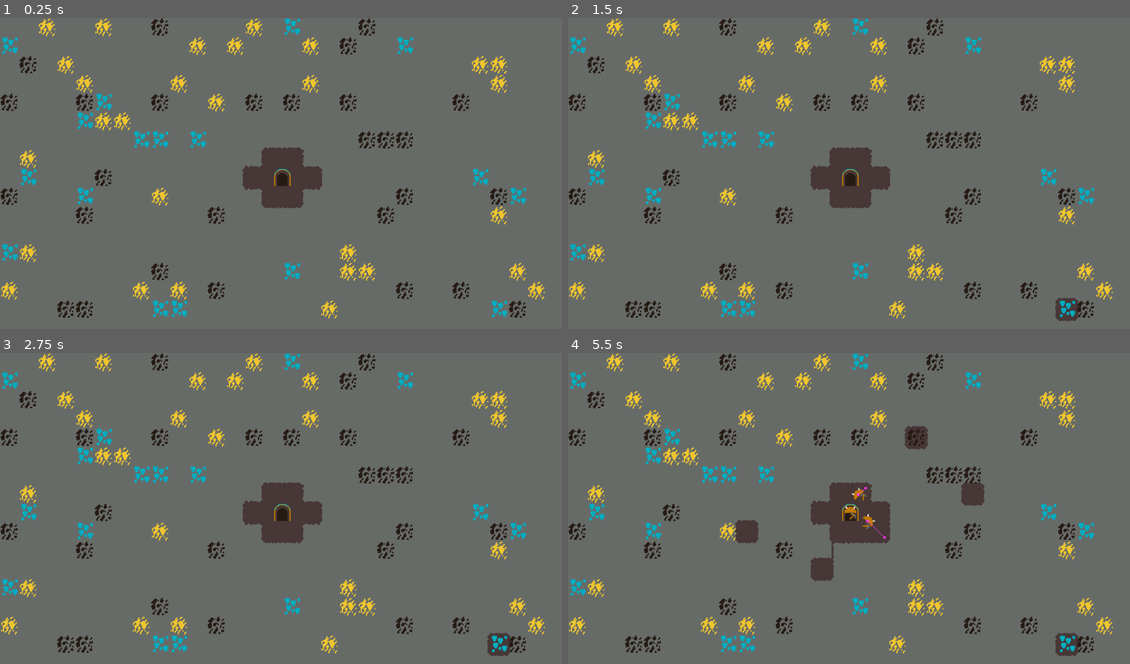
Above: before the commit, frames 1-4 (two rows, left to right).
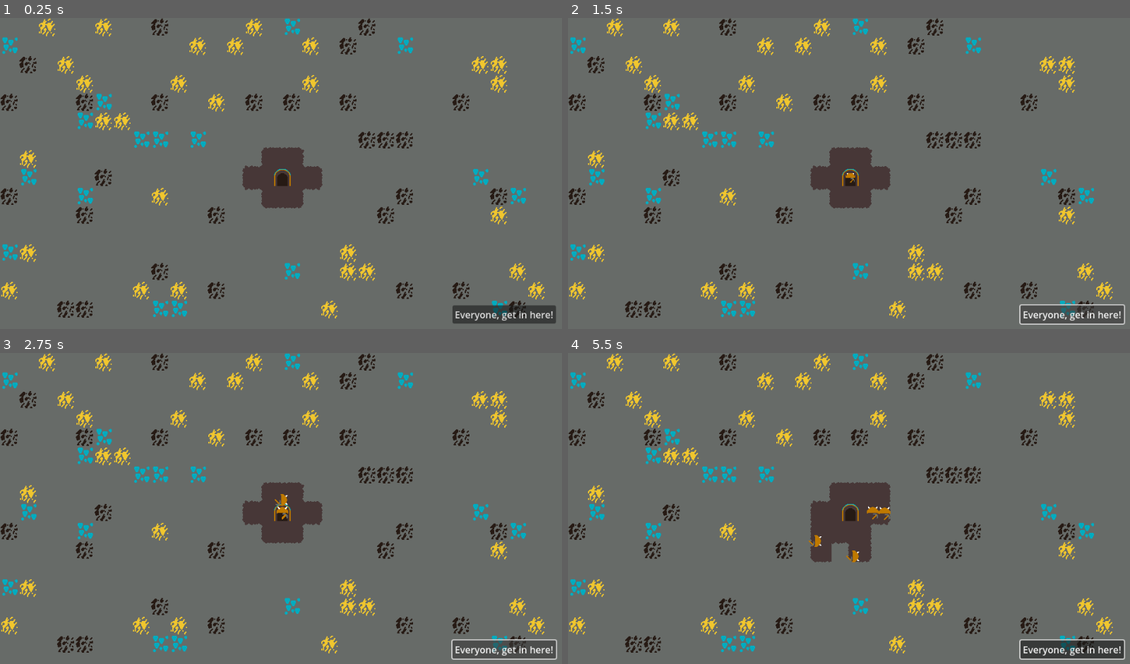
Above: after the commit, the same moments.

Repository: where-fore/dwarves
Game: Godot game, scene res://loose/main_game.tscn
Same seed, same stepped clock (60 frames per second), same inputs: the game is played once before the commit and once after it.
Inputs (mouse positions are in pixels of both pictures, inside the frame that each line leads up to):
- Up to frame 1 (0.25 s): no input
- Up to frame 2 (1.5 s): click (1073, 313) at 0.5 s, where only the run after the commit has a clickable "Everyone, get in here!"; click (1073, 313) at 1.25 s, where only the run after the commit has a clickable "Everyone, get in here!"
- Up to frame 3 (2.75 s): click (505, 648) at 2 s, where only the run after the commit has a clickable "Everyone, get in here!"
- Up to frame 4 (5.5 s): tap Enter at 2.75 s; move the mouse to (972, 496) at 2.77 s; tap 1 every 0.75 s from 2.85 to 5.1 s; click (972, 496) at 2.92 s; move the mouse to (736, 527) at 3.52 s; click (736, 527) at 3.67 s; move the mouse to (905, 443) at 4.27 s; click (905, 443) at 4.42 s; move the mouse to (820, 573) at 5.02 s; click (820, 573) at 5.17 s

The runs differ from the first frame. In frame 1, 1.0% of the frame differs, in the area x 80-99%, y 92-99%; in frame 2, 1.1%; in frame 3, 1.2%; in frame 4, 3.5%, in the area x 29-100%, y 23-99%.

Commit message:
minor fixes
dwarves can randomly choose to move in 8 directions now, not just 4 diagonals

ores get removed as stone does, through basic signals

there's a ui button to spawn dwarves, instead of keyboard

Diff:
--- /dev/null
+++ b/project/autoload/debug_events.gd
@@ -0,0 +1,7 @@
+extends Node
+
+@warning_ignore_start("unused_signal")
+signal dwarf_spawn_request
+signal remove_tile_at(location:Vector2)
+
+@warning_ignore_restore("unused_signal")
--- a/project/loose/dwarf.gd
+++ b/project/loose/dwarf.gd
@@ -68,8 +68,13 @@
 	move_and_slide()
 
 func set_movement_goal() -> void:
-	var direction_vertical:int = [-1,1].pick_random()
-	var direction_horizontal:int = [-1,1].pick_random()
+	var direction_vertical:int = [-1,0,1].pick_random()
+	var direction_horizontal:int = [-1,0,1].pick_random()
+	if direction_vertical == 0 and direction_horizontal == 0:
+		var decision:int = [0,1].pick_random()
+		match decision:
+			0: direction_horizontal = 1
+			1: direction_vertical = 1
 	var direction:Vector2 = Vector2(direction_vertical, direction_horizontal) * 250
 	current_movement_goal = Vector2i(global_position) + Vector2i(direction)
 
--- a/project/loose/dwarf.tscn
+++ b/project/loose/dwarf.tscn
@@ -13,7 +13,6 @@
 texture = ExtResource("1_ldkcw")
 
 [node name="NavigationAgent2D" type="NavigationAgent2D" parent="."]
-debug_enabled = true
 debug_use_custom = true
 debug_path_custom_color = Color(1, 0.21960784, 1, 1)
 
@@ -27,4 +26,4 @@
 target_position = Vector2(15, 10)
 
 [node name="RayCast2D3" type="RayCast2D" parent="."]
-target_position = Vector2(25, 0)
+target_position = Vector2(20, 0)
--- /dev/null
+++ b/project/loose/dwarf_button.gd
@@ -0,0 +1,4 @@
+extends Button
+
+func _on_pressed() -> void:
+	DebugEvents.dwarf_spawn_request.emit()
--- a/project/loose/dwarf_spawner.gd
+++ b/project/loose/dwarf_spawner.gd
@@ -1,14 +1,17 @@
 extends Node2D
 
 @export var individual_dwarf:PackedScene
+
+func _ready() -> void:
+	DebugEvents.dwarf_spawn_request.connect(spawn_a_dwarf)
 
 func spawn_a_dwarf() -> void:
 	var new_dwarf:Node2D = individual_dwarf.instantiate()
 	add_child(new_dwarf)
 
-func _unhandled_input(event: InputEvent) -> void:
-	@warning_ignore("unsafe_property_access")
-	if event is InputEventKey and event.pressed:
-		@warning_ignore("unsafe_property_access")
-		if event.keycode == KEY_1:
-			spawn_a_dwarf()
+#func _unhandled_input(event: InputEvent) -> void:
+	#@warning_ignore("unsafe_property_access")
+	#if event is InputEventKey and event.pressed:
+		#@warning_ignore("unsafe_property_access")
+		#if event.keycode == KEY_1:
+			#spawn_a_dwarf()
--- a/project/loose/main_game.tscn
+++ b/project/loose/main_game.tscn
@@ -7,6 +7,7 @@
 [ext_resource type="PackedScene" uid="uid://n7uc5yvkduvw" path="res://loose/dwarf.tscn" id="3_yeltw"]
 [ext_resource type="Script" uid="uid://dp1c8yejp6mt" path="res://loose/ore_interaction.gd" id="4_dauqe"]
 [ext_resource type="Texture2D" uid="uid://gq3ycfbt2w41" path="res://sprites/entrance.png" id="6_8bvjn"]
+[ext_resource type="Script" uid="uid://t6vgrwnllp2x" path="res://loose/dwarf_button.gd" id="8_vaqii"]
 
 [sub_resource type="NavigationPolygon" id="NavigationPolygon_8bvjn"]
 vertices = PackedVector2Array(506, 262, 538, 262, 538, 282, 506, 282, 506, 314, 454, 314, 454, 282, 454, 262, 422, 282, 422, 262, 506, 230, 454, 230)
@@ -48,3 +49,31 @@
 
 [node name="EntranceGraphic" type="Sprite2D" parent="DwarfManager/DwarfSpawner"]
 texture = ExtResource("6_8bvjn")
+
+[node name="CanvasLayer" type="CanvasLayer" parent="."]
+
+[node name="Control" type="Control" parent="CanvasLayer"]
+layout_mode = 3
+anchors_preset = 15
+anchor_right = 1.0
+anchor_bottom = 1.0
+grow_horizontal = 2
+grow_vertical = 2
+
+[node name="Button" type="Button" parent="CanvasLayer/Control"]
+layout_mode = 1
+anchors_preset = -1
+anchor_left = 1.0
+anchor_top = 1.0
+anchor_right = 1.0
+anchor_bottom = 1.0
+offset_left = -8.0
+offset_top = -8.0
+offset_right = -15.0
+offset_bottom = -20.0
+grow_horizontal = 0
+grow_vertical = 0
+text = "Everyone, get in here!"
+script = ExtResource("8_vaqii")
+
+[connection signal="pressed" from="CanvasLayer/Control/Button" to="CanvasLayer/Control/Button" method="_on_pressed"]
--- a/project/loose/ore_interaction.gd
+++ b/project/loose/ore_interaction.gd
@@ -6,6 +6,7 @@
 
 func _ready() -> void:
 	randomize_spawn()
+	DebugEvents.remove_tile_at.connect(destroy_cell)
 
 func randomize_spawn() -> void:
 	var width:int = 29
@@ -29,22 +30,26 @@
 
 				self.set_cell(coords, 0, rolled_coords)
 
-func _input(event: InputEvent) -> void:
-	@warning_ignore("unsafe_property_access")
-	if event is InputEventMouseButton and event.pressed and event.button_index == MOUSE_BUTTON_LEFT:
-		var global_mouse_position:Vector2 = get_global_mouse_position()
-		var mouse_position_on_map:Vector2 = local_to_map(to_local(global_mouse_position))
-		if get_cell_tile_data(mouse_position_on_map):
-			var cell_to_check:TileData = get_cell_tile_data(mouse_position_on_map)
-			var ore_type:String = cell_to_check.get_custom_data("Ore Type")
-			if ore_type:
-				#print_debug(ore_type)
-				pass
-			else:
-				#print_debug("no ore type provided")
-				pass
-		else:
-			#print_debug("no cell")
-			pass
 
-		#erase_cell(mouse_position_on_map)
+func destroy_cell(at_location:Vector2) -> void:
+	erase_cell(at_location)
+
+#func _input(event: InputEvent) -> void:
+	#@warning_ignore("unsafe_property_access")
+	#if event is InputEventMouseButton and event.pressed and event.button_index == MOUSE_BUTTON_LEFT:
+		#var global_mouse_position:Vector2 = get_global_mouse_position()
+		#var mouse_position_on_map:Vector2 = local_to_map(to_local(global_mouse_position))
+		#if get_cell_tile_data(mouse_position_on_map):
+			#var cell_to_check:TileData = get_cell_tile_data(mouse_position_on_map)
+			#var ore_type:String = cell_to_check.get_custom_data("Ore Type")
+			#if ore_type:
+				##print_debug(ore_type)
+				#pass
+			#else:
+				##print_debug("no ore type provided")
+				#pass
+		#else:
+			##print_debug("no cell")
+			#pass
+		#
+		##erase_cell(mouse_position_on_map)
--- a/project/loose/stone_interaction.gd
+++ b/project/loose/stone_interaction.gd
@@ -3,14 +3,15 @@
 
 signal map_updated
 
-func _input(event: InputEvent) -> void:
-	@warning_ignore("unsafe_property_access")
-	if event is InputEventMouseButton and event.pressed and event.button_index == MOUSE_BUTTON_LEFT:
-		var global_mouse_position:Vector2 = get_global_mouse_position()
-		var mouse_position_on_map:Vector2 = local_to_map(to_local(global_mouse_position))
-		destroy_cell(mouse_position_on_map)
+#func _input(event: InputEvent) -> void:
+	#@warning_ignore("unsafe_property_access")
+	#if event is InputEventMouseButton and event.pressed and event.button_index == MOUSE_BUTTON_LEFT:
+		#var global_mouse_position:Vector2 = get_global_mouse_position()
+		#var mouse_position_on_map:Vector2 = local_to_map(to_local(global_mouse_position))
+		#destroy_cell(mouse_position_on_map)
 
 func destroy_cell(at_location:Vector2) -> void:
+	DebugEvents.remove_tile_at.emit(at_location)
 	erase_cell(at_location)
 	set_cells_terrain_connect([at_location], 0, -1, true)
 	map_updated.emit()
--- a/project/project.godot
+++ b/project/project.godot
@@ -14,6 +14,10 @@
 run/main_scene="uid://dx84pmc7trp7o"
 config/features=PackedStringArray("4.5", "GL Compatibility")
 config/icon="res://icon.svg"
+
+[autoload]
+
+DebugEvents="*res://autoload/debug_events.gd"
 
 [debug]
 
Not shown, added: project/autoload/debug_events.gd.uid
Not shown, added: project/loose/dwarf_button.gd.uid
Not shown: 1 places in project/loose/main_game.tscn that only renumber resources
